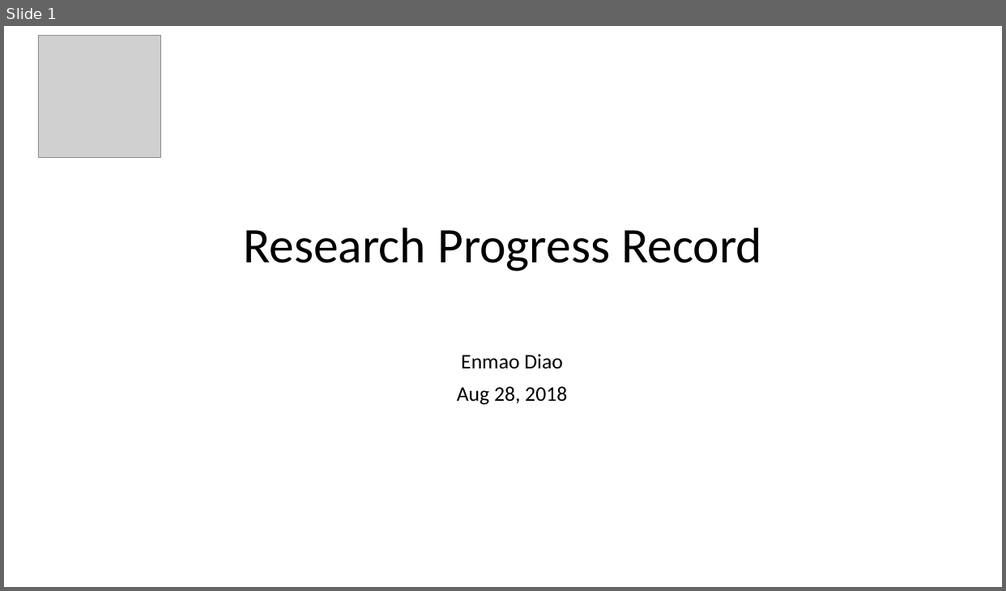
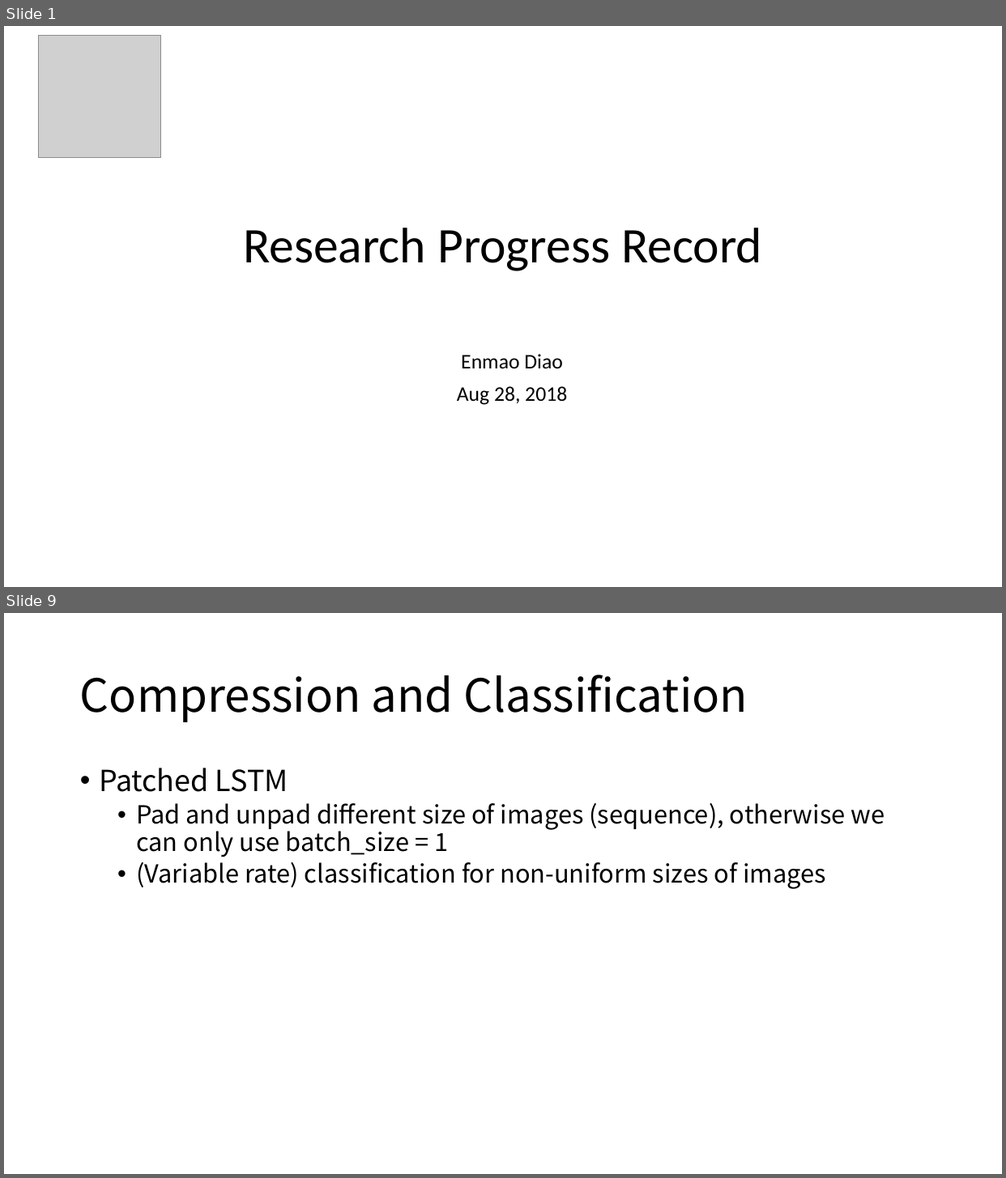
Before and after one commit to diaoenmao/Research, a slide deck: doc/Report/ongoing.pptx. Shown one above the other, each under a label of ours: slide 1 before the commit, slides 1 and 9 after it; the slides between them are not shown. The pictures are 1006x591 and 1006x1178 pixels, drawn with LibreOffice and Linux fonts; fonts in the diff are those of the drawing; grey boxes stand for pictures. Boxes give left, top, right and bottom in pixels: in the first picture for what was removed or moved away, otherwise in the second. Text is boxed around its words. In the diff, an @@ line names an element or a change of style, - is before the commit and + after.

Commit message:
add patch and dist

```diff
--- a/doc/Report/ongoing.pptx
+++ b/doc/Report/ongoing.pptx
@@ slide 9 added at [4,613,1002,1174], background #FFFFFF @@
@@ title added at [80,675,748,722], 44 pt, text #000000 @@
+Compression and Classification
@@ text added at [99,768,885,889], 24 pt, text #000000 @@
+• Patched LSTM
+  • Pad and unpad different size of images (sequence), otherwise we can only use batch_size = 1
+  • (Variable rate) classification for non-uniform sizes of images
```
Also in this commit, not shown: 7 slides changed, 2 other slides added.
